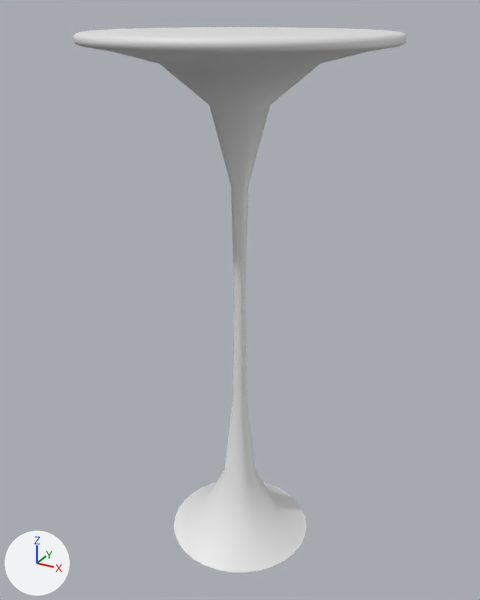
Before and after pictures for a commit that changed the Blender file blend/miyamozie_spacetable.blend.
Before and after are seen from a 50 mm camera at (0.618, -1.124, 1.157) aimed at (-0.006, 0.011, 0.589). Lighting does not change. The marker at lower left points along +X, +Y and +Z.

Objects in the first picture: 'Table1', 'Table2'.
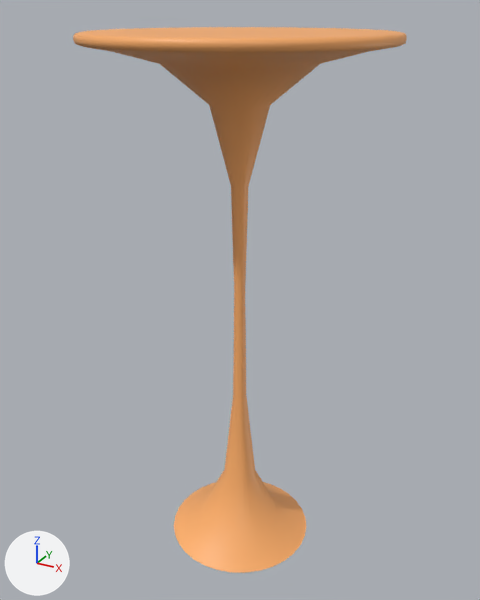
Boxes [x1, y1, x2, y2] around the edits, measured in the pictures (480 x 600 px):
'Table1', recoloured (grey to orange): [73, 39, 407, 573] in both
'Table2', recoloured: [73, 27, 407, 573] in both

The change in detail:
Material '3rd' (mat_3rd) is new.
Its base color is (0.991, 0.434, 0.144) (orange #feb06a).
me_circle has 128 vertices, 113 faces and spans x -0.3..0.3, y -0.3..0.3, z 0.0..1.119.
me_circle now uses material mat_3rd (orange #feb06a).
me_circle_001 has 160 vertices, 145 faces and spans x -0.3..0.3, y -0.3..0.3, z 0.0..1.119.
me_circle_001 now uses material mat_3rd (orange #feb06a).
